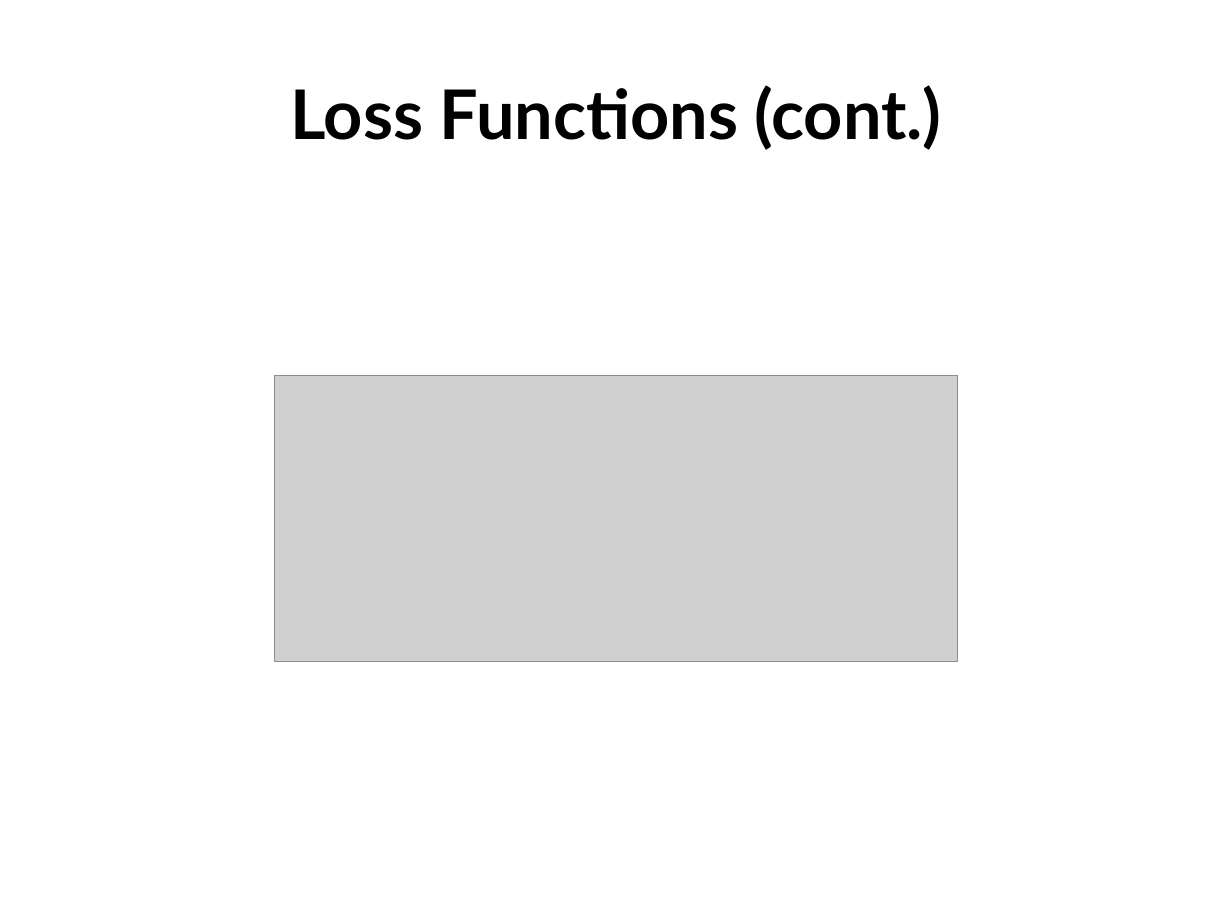
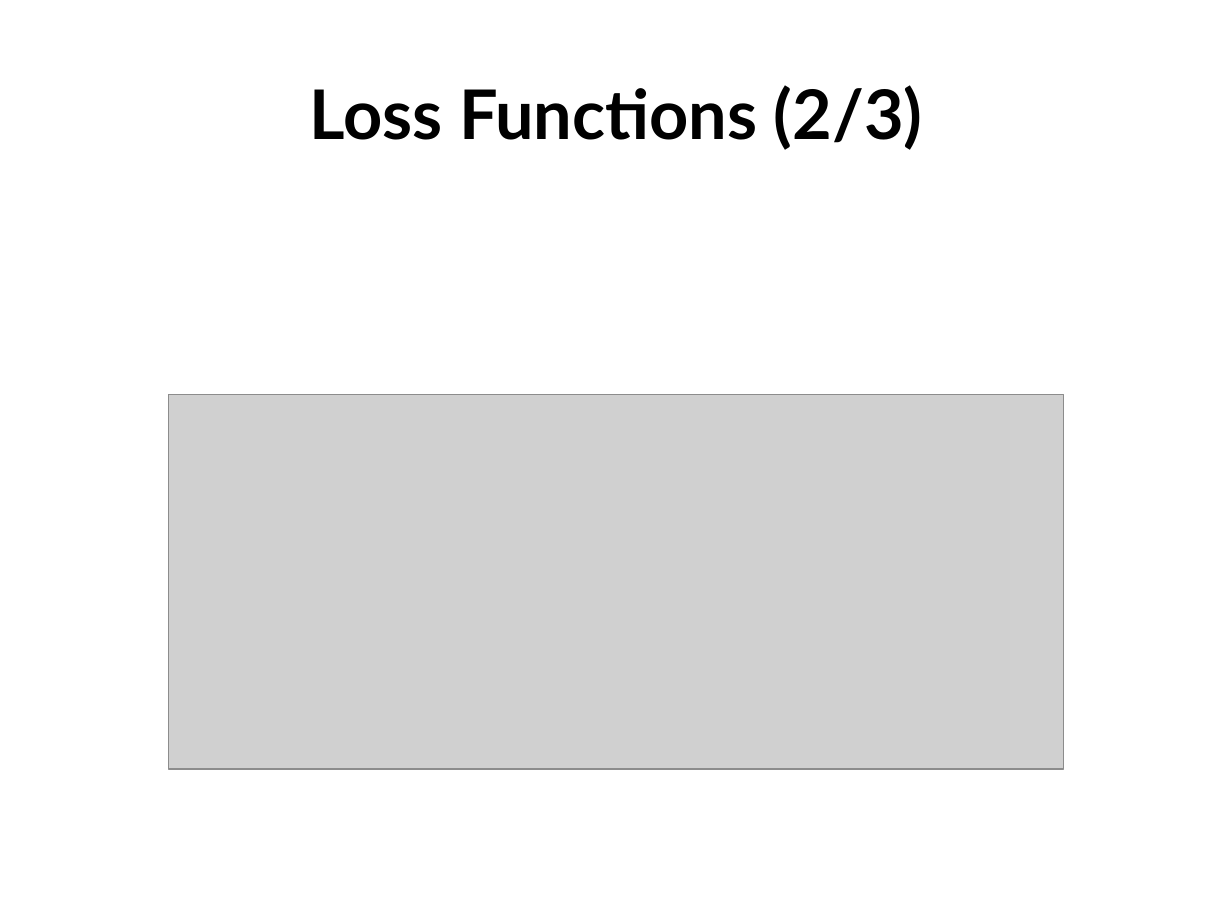
Before and after one commit to rk2900/DRSA, a slide deck: slide 21 of deep-recurrent-survival-analysis.pptx (slide 20 before the commit). Drawn at 1232x924 pixels with LibreOffice and Linux fonts; fonts in the diff are those of the drawing; grey boxes stand for pictures; background and template pictures are left out. Boxes give left, top, right and bottom in pixels: in the first picture for what was removed or moved away, otherwise in the second. Text is boxed around its words. In the diff, an @@ line names an element or a change of style, - is before the commit and + after.

```diff
--- a/deep-recurrent-survival-analysis.pptx
+++ b/deep-recurrent-survival-analysis.pptx
@@ title at [309,85,923,150]: text changed @@
-Loss Functions (cont.)
+Loss Functions (2/3)
@@ picture: place and size @@
-picture at [275,376,957,662]
+picture at [169,394,1064,769]
```
Also in this commit, not shown: 9 other slides changed, 6 slides added, 3 slides removed.
